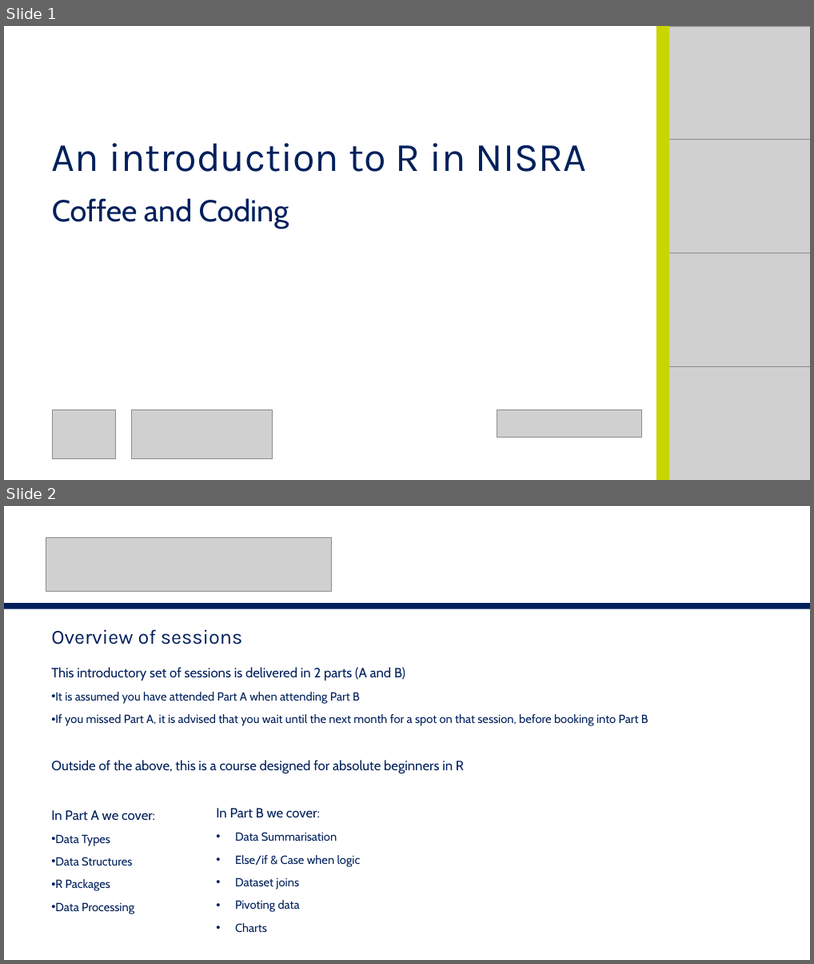
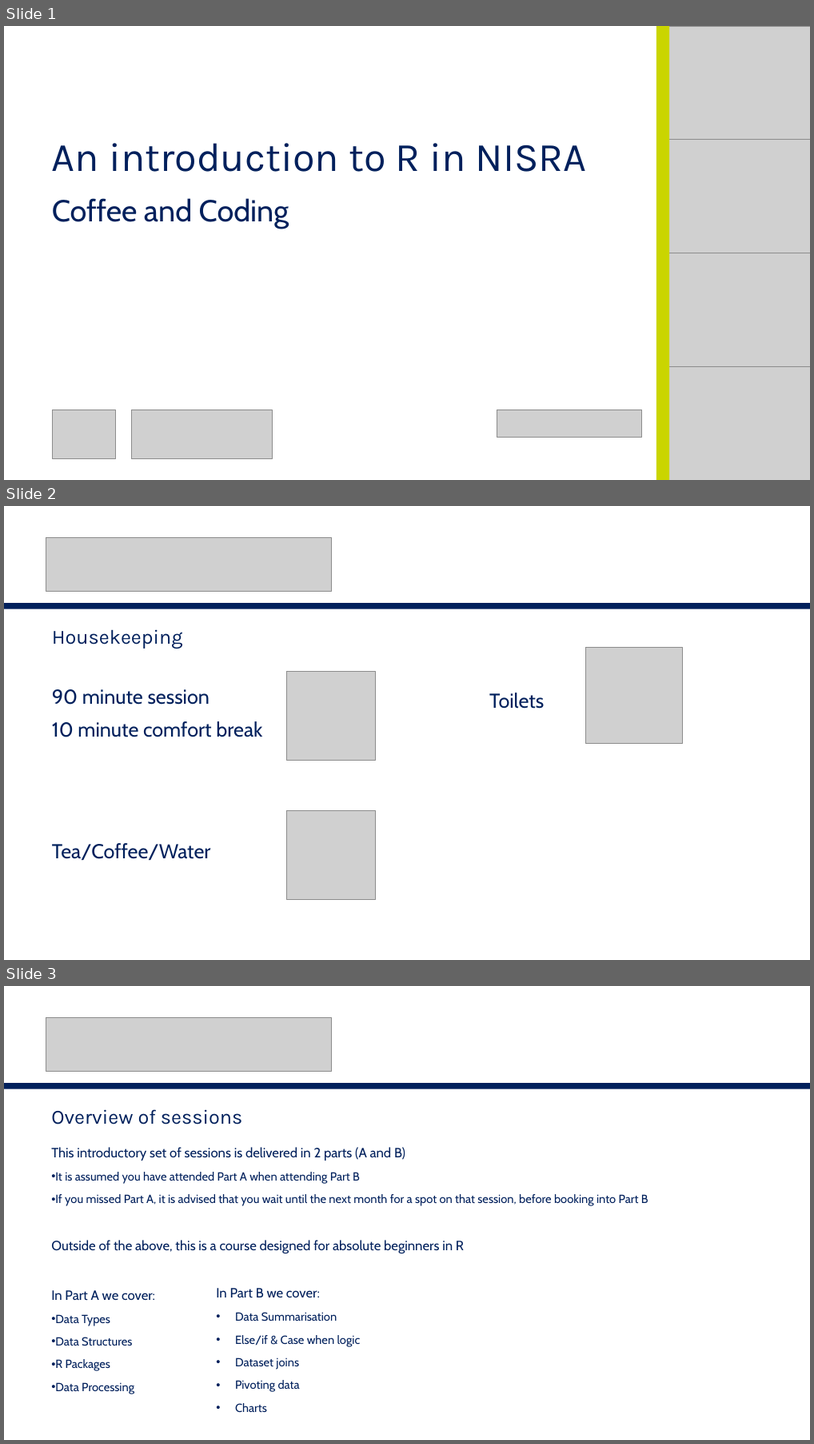
Before and after one commit to nistatisticsresearchagency/CC-r-intro, a slide deck: intro-slides.pptx. Shown one above the other, each under a label of ours: slides 1 and 2 before the commit, slides 1, 2 and 3 after it. The pictures are 814x964 and 814x1444 pixels, drawn with LibreOffice and Linux fonts; fonts in the diff are those of the drawing; grey boxes stand for pictures. Boxes give left, top, right and bottom in pixels: in the first picture for what was removed or moved away, otherwise in the second. Text is boxed around its words. In the diff, an @@ line names an element or a change of style, - is before the commit and + after.

```diff
--- a/intro-slides.pptx
+++ b/intro-slides.pptx
@@ slide 2 added at [4, 506, 810, 960], background #FFFFFF @@
@@ picture added at [46, 538, 331, 591] @@
@@ rectangle added at [4, 603, 810, 609], fill #00205C @@
@@ text added at [52, 629, 183, 648], 24 pt, text #00205C @@
+Housekeeping
@@ picture added at [586, 648, 682, 744] @@
@@ picture added at [287, 671, 376, 760] @@
@@ text added at [52, 689, 262, 737], 24 pt, text #00205C @@
+90 minute session
+10 minute comfort break
@@ text added at [490, 692, 544, 708], 24 pt, text #00205C @@
+Toilets
@@ picture added at [287, 810, 376, 900] @@
@@ text added at [52, 843, 211, 860], 24 pt, text #00205C @@
+Tea/Coffee/Water
@@ what was slide 2 is now slide 3 @@
```
Also in this commit, not shown: 1 other slide added.
